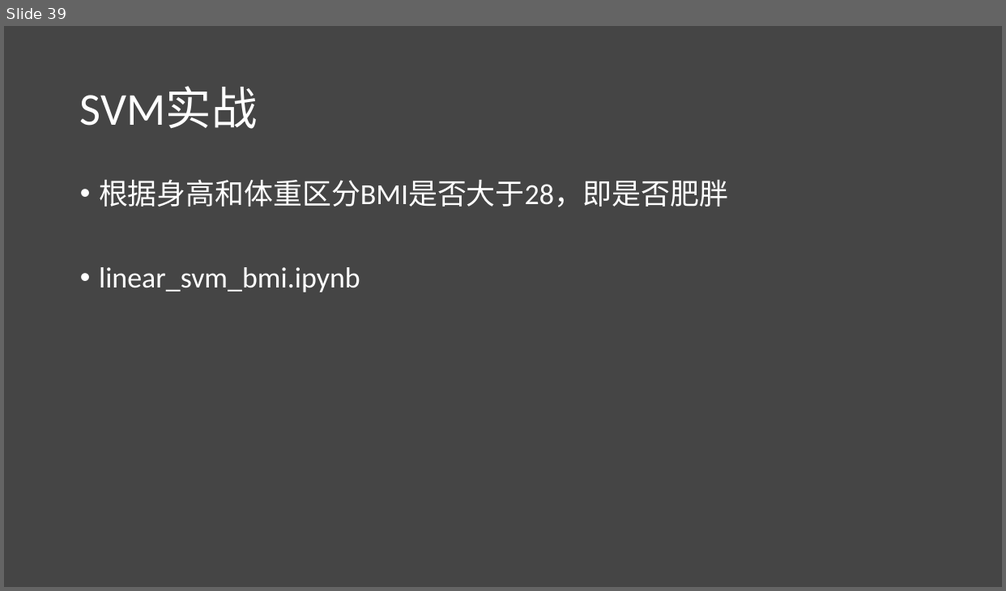
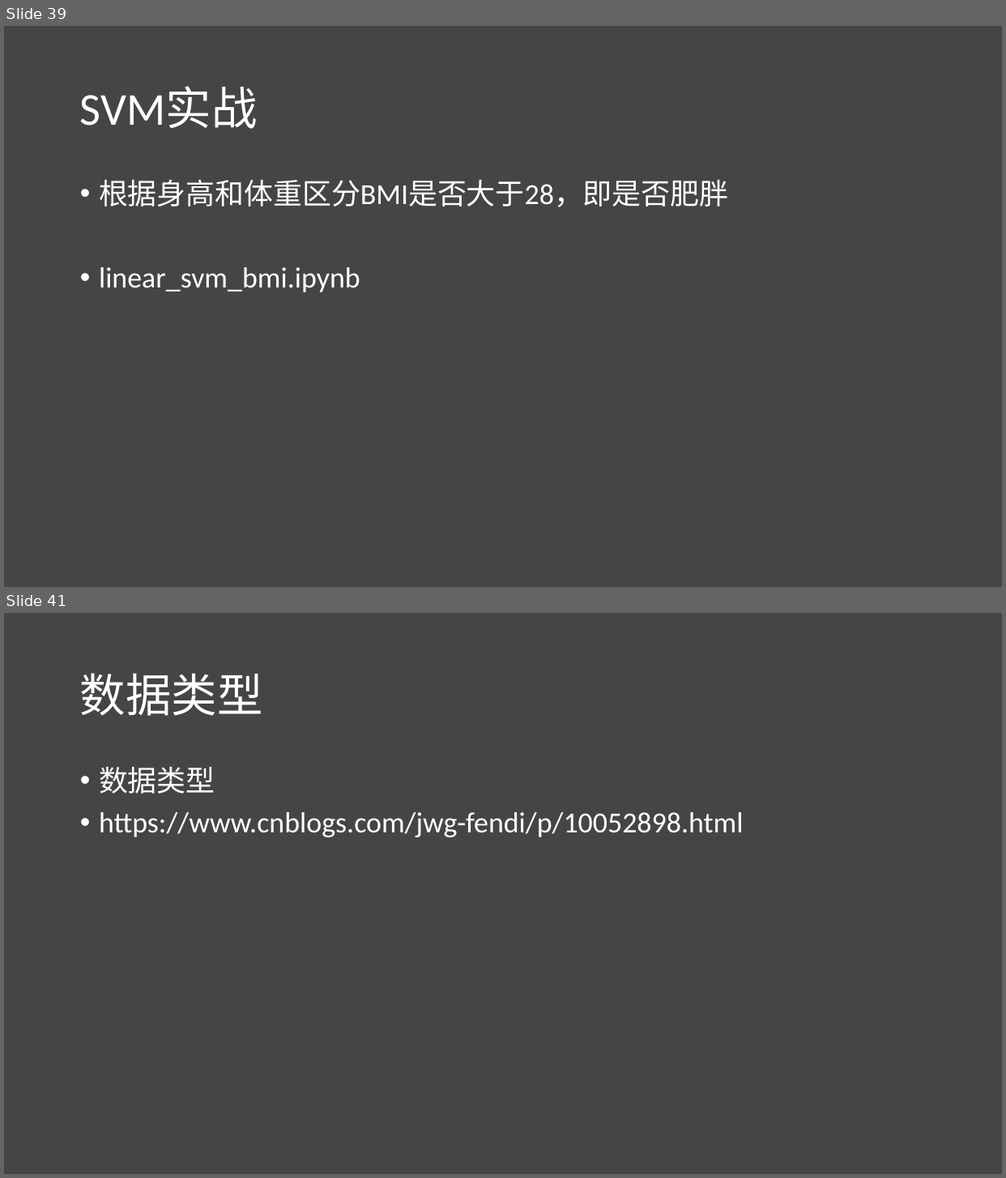
Before and after one commit to lichao312214129/lc_rsfmri_tools_python, a slide deck: The_first_ml_training/第一届机器学习实战班.pptx. Shown one above the other, each under a label of ours: slide 39 before the commit, slides 39 and 41 after it; the slides between them are not shown. The pictures are 1006x591 and 1006x1178 pixels, drawn with LibreOffice and Linux fonts; fonts in the diff are those of the drawing. Boxes give left, top, right and bottom in pixels: in the first picture for what was removed or moved away, otherwise in the second. Text is boxed around its words. In the diff, an @@ line names an element or a change of style, - is before the commit and + after.

```diff
--- a/The_first_ml_training/第一届机器学习实战班.pptx
+++ b/The_first_ml_training/第一届机器学习实战班.pptx
@@ slide 41 added at [4, 613, 1002, 1174], background #454545 @@
@@ title added at [80, 673, 263, 716], 44 pt, text #FFFFFF @@
+数据类型
@@ text added at [99, 766, 743, 837], 28 pt, text #FFFFFF @@
+• 数据类型
+• https://www.cnblogs.com/jwg-fendi/p/10052898.html
```
Also in this commit, not shown: 1 slide changed, 5 other slides added, 1 slide removed.
